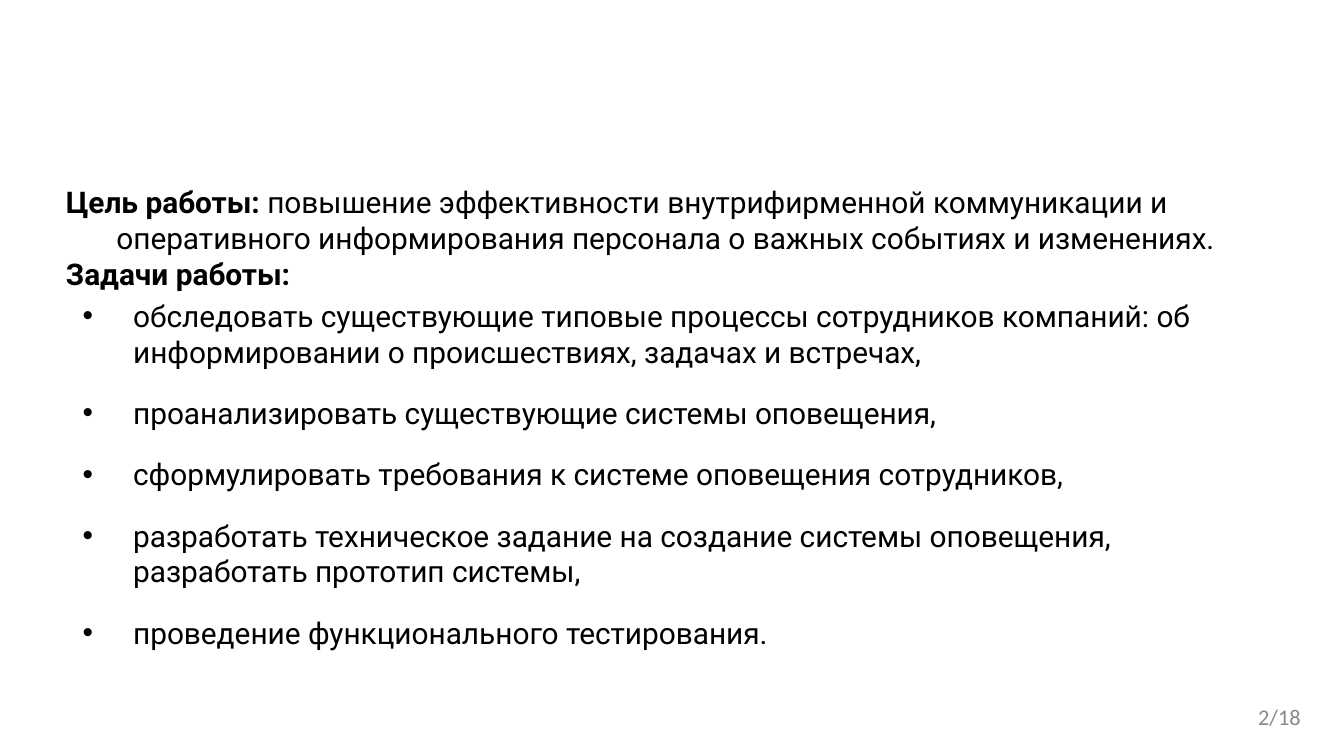
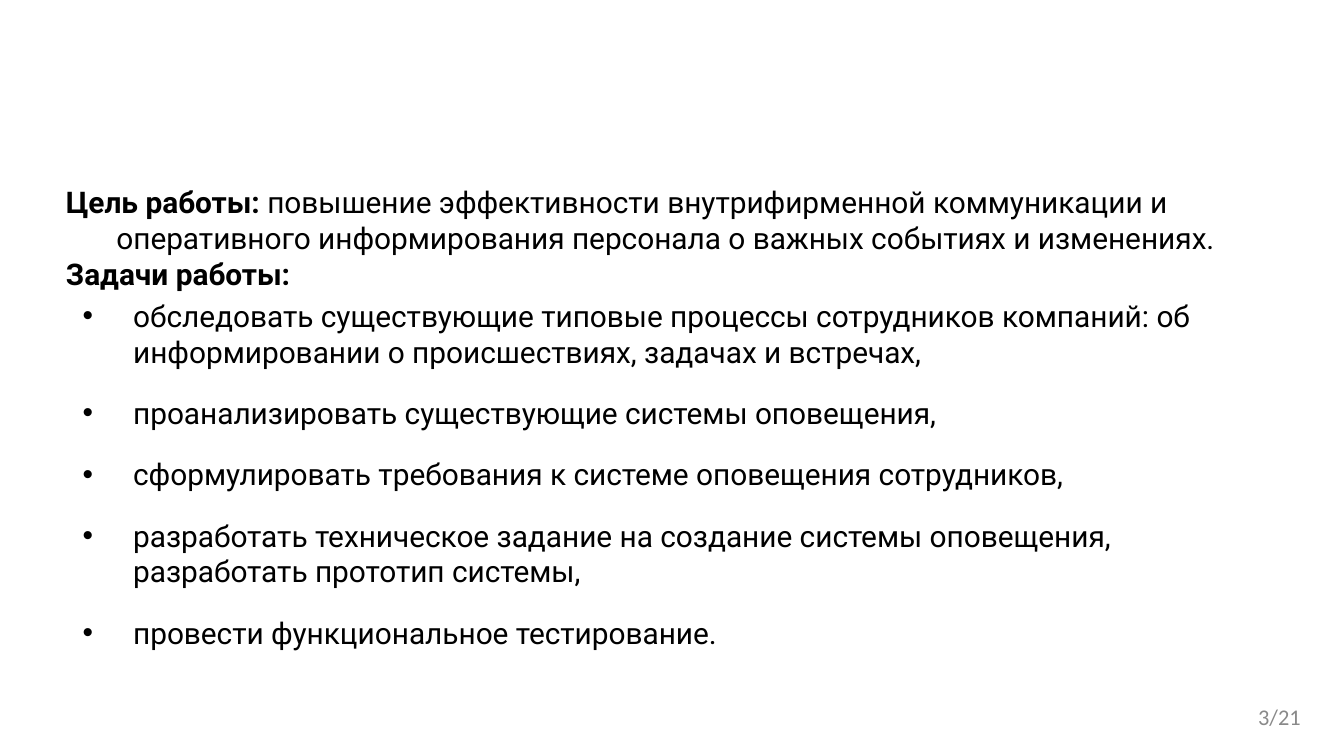
Before and after one commit to VladMexon/DiplomaProject, a slide deck: slide 3 of РИС-20-2б-Мехоношин-ВА-ПП.pptx (slide 2 before the commit). Drawn at 1344x756 pixels with LibreOffice and Linux fonts; fonts in the diff are those of the drawing; background and template pictures are left out. Boxes give left, top, right and bottom in pixels: in the first picture for what was removed or moved away, otherwise in the second. Text is boxed around its words. In the diff, an @@ line names an element or a change of style, - is before the commit and + after.

```diff
--- a/РИС-20-2б-Мехоношин-ВА-ПП.pptx
+++ b/РИС-20-2б-Мехоношин-ВА-ПП.pptx
@@ text at (133, 621, 717, 651): text changed @@
-• проведение функционального тестирования.
+• провести функциональное тестирование.
@@ page number at (1258, 709, 1301, 726): text changed @@
-2/18
+3/21
```
Also in this commit, not shown: 13 other slides changed, 5 slides added, 10 other files.
